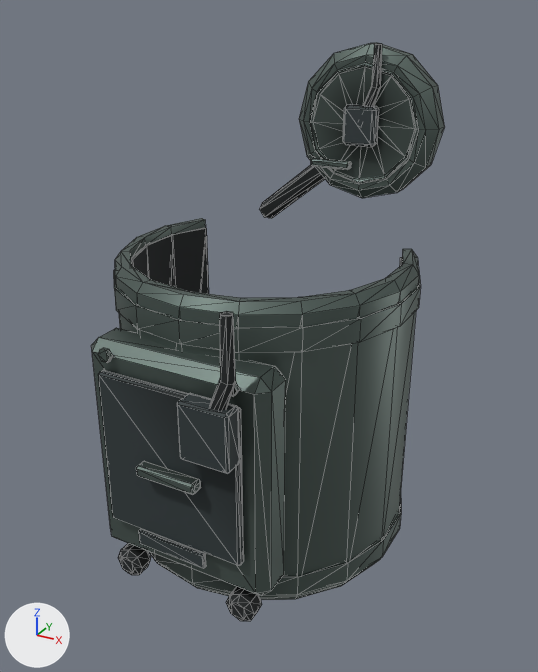
The glTF model assets/models/gear/implant_relay.glb, before and after one commit.
One viewpoint serves both versions: a camera (50 mm lens) standing at (0.156, -0.281, 0.081) and looking at (0.016, -0.027, -0.046). The axes (+X, +Y, +Z) are drawn at lower left. The lights are the same throughout. The first picture is the older version. Mesh edges are drawn as thin lines. Vertices at exactly the same position are counted once.

Before the edit, the objects in view are built like this:
```python
me_curvedplate = bpy.data.meshes.new('CurvedPlate')
me_curvedplate.from_pydata(...)  # 486 vertices, 916 faces; spans x -0.068..0.068, y -0.0885..0.0345, z -0.16..-0.013
# faces by material slot: [532, 252, 132]
me_curvedplate.materials.append(mat_gearplate)
me_curvedplate.materials.append(mat_gearrubber)
me_curvedplate.materials.append(mat_gearpolymer)
me_neckdisc = bpy.data.meshes.new('NeckDisc')
me_neckdisc.from_pydata(...)  # 180 vertices, 340 faces; spans x -0.0024..0.094, y -0.076..0.0034, z -0.0032..0.072
# faces by material slot: [232, 64, 44]
me_neckdisc.materials.append(mat_gearplate)
me_neckdisc.materials.append(mat_gearrubber)
me_neckdisc.materials.append(mat_gearpolymer)
ob_module = bpy.data.objects.new('Module', me_curvedplate)
ob_module.location = (0.0, 0.0, 0.0)
ob_port = bpy.data.objects.new('Port', me_neckdisc)
ob_port.location = (0.0, 0.0, 0.0)
```
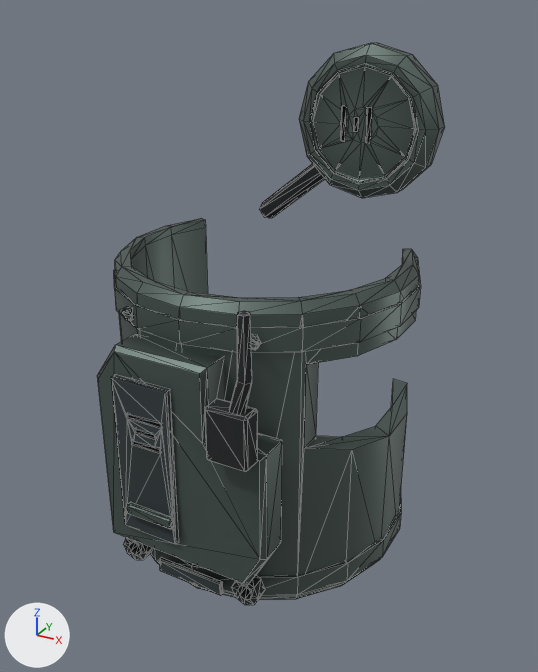
Location of each change, [x1, y1, x2, y2] in pixels of the pictures (538 x 672 px; the box of a moved part takes in the faces that stretch with it):
'Module', reshaped
    before: [91, 218, 421, 621]
    after: [97, 218, 421, 605]
part 1 of me_curvedplate, moved or reshaped
    before: [139, 529, 206, 568]
    after: [159, 557, 223, 596]
part 2 of me_curvedplate, rebuilt (6% shorter)
    before: [91, 328, 286, 596]
    after: [97, 334, 282, 585]
part 3 of me_curvedplate, rebuilt (53% narrower, 13% shorter)
    before: [99, 370, 244, 566]
    after: [111, 374, 179, 544]
part 4 of me_curvedplate, added
    after: [123, 538, 153, 560]
part 5 of me_curvedplate, added
    after: [231, 576, 265, 605]
part 6 of me_curvedplate, added
    after: [127, 502, 175, 529]
part 7 of me_curvedplate, added
    after: [205, 398, 258, 472]
part 8 of me_curvedplate, added
    after: [121, 306, 134, 321]
part 9 of me_curvedplate, added
    after: [251, 334, 261, 350]
part 10 of me_curvedplate, added
    after: [230, 311, 252, 414]
part 11 of me_curvedplate, deleted
    before: [136, 461, 201, 495]
part 12 of me_curvedplate, deleted
    before: [98, 348, 113, 363]
part 13 of me_curvedplate, deleted
    before: [231, 382, 239, 397]
part 14 of me_curvedplate, moved or reshaped
    before: [118, 227, 402, 621]
    after: [131, 227, 419, 597]
part 15 of me_curvedplate, edited (looks the same)
    both: [114, 220, 403, 600]
part 16 of me_neckdisc, deleted
    before: [311, 158, 352, 170]
part 17 of me_neckdisc, moved or reshaped
    before: [313, 44, 409, 180]
    after: [313, 74, 409, 180]
part 18 of me_neckdisc, recoloured
    both: [313, 44, 403, 183]

What the commit changed:
me_curvedplate is used by ob_module; location (0.0, 0.0, 0.0).
me_curvedplate had 486 vertices, 916 faces and spanned x -0.068..0.068, y -0.0885..0.0345, z -0.16..-0.013.
me_curvedplate now has 572 vertices, 1096 faces and spans x -0.068..0.068, y -0.0855..0.0345, z -0.16..-0.013.
me_curvedplate part 1: the loose piece of 24 vertices spanning x -0.0165..0.0165, y -0.083..-0.081, z -0.1285..-0.1215 is moved by (0.0, 0.012, -0.024).
me_curvedplate part 2: the loose piece of 24 vertices spanning x -0.042..0.042, y -0.077..-0.057, z -0.1415..-0.0405 is rebuilt with 32 vertices and now spans x -0.037..0.042, y -0.078..-0.062, z -0.135..-0.04.
me_curvedplate part 3: the loose piece of 24 vertices spanning x -0.0325..0.0325, y -0.081..-0.077, z -0.1225..-0.0515 is rebuilt with 42 vertices and now spans x -0.026..0.001, y -0.0805..-0.0775, z -0.124..-0.052.
me_curvedplate part 4: a new loose piece of 32 vertices spanning x -0.0355..-0.0225, y -0.072..-0.066, z -0.1505..-0.1375, in mat_gearrubber.
me_curvedplate part 5: a new loose piece of 32 vertices spanning x 0.0225..0.0355, y -0.072..-0.066, z -0.1505..-0.1375, in mat_gearrubber.
me_curvedplate part 6: a new loose piece of 24 vertices spanning x -0.0215..0.0015, y -0.0835..-0.0805, z -0.1145..-0.1095, in mat_gearplate.
me_curvedplate part 7: a new loose piece of 24 vertices spanning x 0.021..0.039, y -0.0855..-0.0765, z -0.0735..-0.0505, in mat_gearrubber.
me_curvedplate part 8: a new loose piece of 22 vertices spanning x -0.032..-0.026, y -0.064..-0.062, z -0.0346..-0.0294.
me_curvedplate part 9: a new loose piece of 22 vertices spanning x 0.026..0.032, y -0.064..-0.062, z -0.0346..-0.0294.
me_curvedplate part 10: a new loose piece of 18 vertices spanning x 0.0266..0.039, y -0.084..-0.078, z -0.0628..-0.013, in mat_gearrubber.
me_curvedplate part 11: the loose piece of 24 vertices spanning x -0.012..0.016, y -0.087..-0.081, z -0.0905..-0.0855 is deleted.
me_curvedplate part 12: the loose piece of 12 vertices spanning x -0.032..-0.026, y -0.08..-0.078, z -0.0466..-0.0414 is deleted.
me_curvedplate part 13: the loose piece of 12 vertices spanning x 0.026..0.032, y -0.08..-0.078, z -0.0466..-0.0414 is deleted.
me_curvedplate part 14: 1 vertex moved from x -0.0205, y -0.0564, z -0.156 to x -0.0078, y -0.0595, z -0.156; 153 vertices removed from x -0.0606..0.0606, y -0.0885..0.0308, z -0.156..-0.013; 87 vertices added at x -0.067..0.067, y -0.061..0.034, z -0.156..-0.022.
me_curvedplate part 15: 131 kept faces spanning x -0.068..0.068, y -0.069..0.0345, z -0.16..-0.018 get new vertex colours.
me_neckdisc is used by ob_port; location (0.0, 0.0, 0.0).
me_neckdisc had 180 vertices, 340 faces and spanned x -0.0024..0.094, y -0.076..0.0034, z -0.0032..0.072.
me_neckdisc now has 148 vertices, 288 faces and spans x -0.0024..0.094, y -0.0735..0.0034, z -0.0032..0.072.
me_neckdisc part 16: the loose piece of 24 vertices spanning x 0.0567..0.0693, y -0.0754..-0.0727, z 0.0372..0.0394 is deleted.
Part 17, on me_neckdisc:
44 vertices are removed from x 0.067..0.0774, y -0.076..-0.072, z 0.0444..0.072.
108 faces are deleted.
24 vertices are added at x 0.0653..0.0747, y -0.073..-0.072, z 0.045..0.055.
12 new vertices lie (0.0014, 0.0, 0.0) away from vertices in x 0.0653..0.0733, y -0.073..-0.072, z 0.045..0.055.
58 new faces join them, mat_gearplate.
42 new faces join them, mat_gearrubber.
me_neckdisc part 18: 69 kept faces spanning x 0.0372..0.0885, y -0.0735..-0.0092, z 0.0295..0.072 get new vertex colours.
me_neckdisc no longer uses material mat_gearpolymer.
